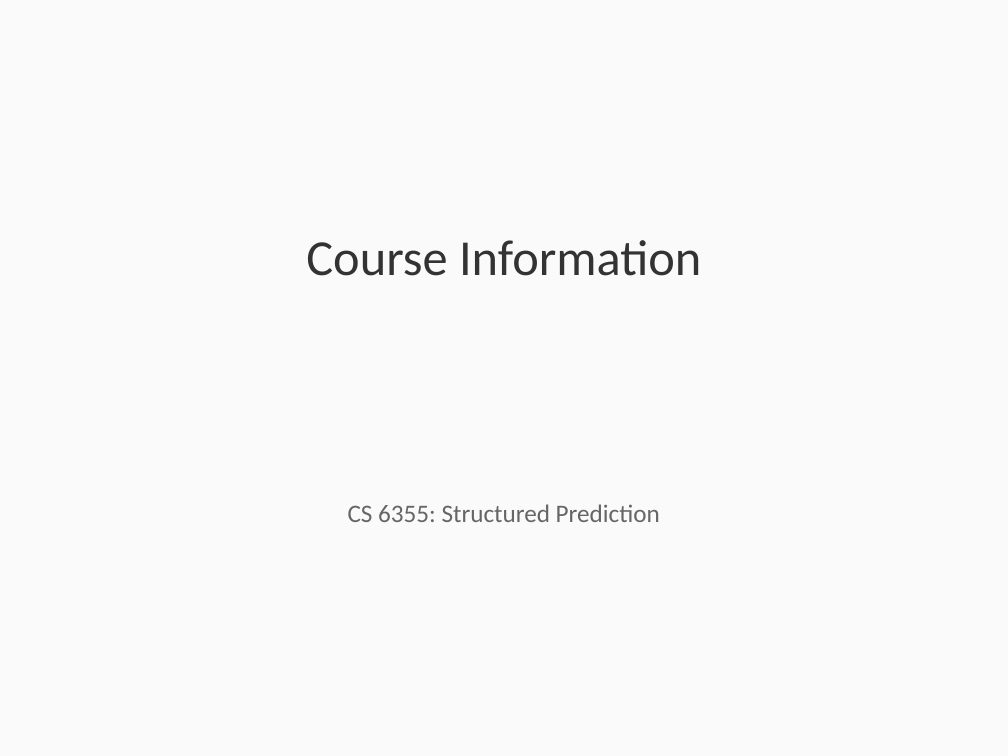
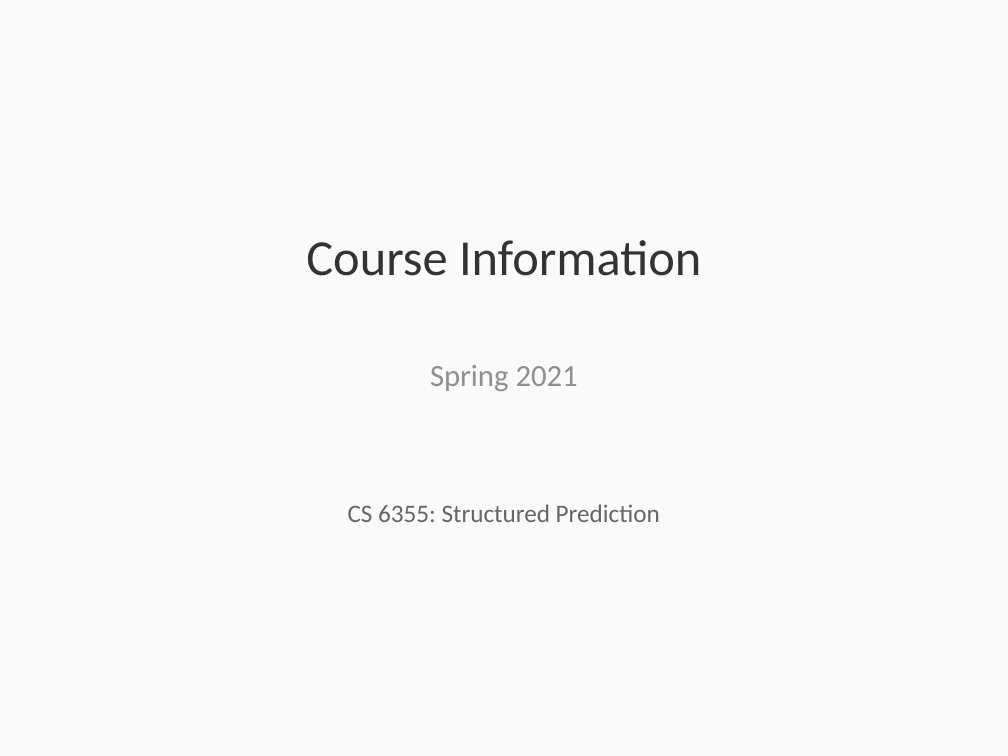
Before and after one commit to svivek/structured-prediction, a slide deck: slide 1 of slides/info/info.pptx. Drawn at 1008x756 pixels with LibreOffice and Linux fonts; fonts in the diff are those of the drawing; background and template pictures are left out. Boxes give left, top, right and bottom in pixels: in the first picture for what was removed or moved away, otherwise in the second. Text is boxed around its words. In the diff, an @@ line names an element or a change of style, - is before the commit and + after.

```diff
--- a/slides/info/info.pptx
+++ b/slides/info/info.pptx
@@ subtitle added at [430, 365, 578, 391], 22 pt, text #909090 @@
+Spring 2021
```
Also in this commit, not shown: 3 other slides changed, 1 slide added, 3 slides removed, 1 other file.
